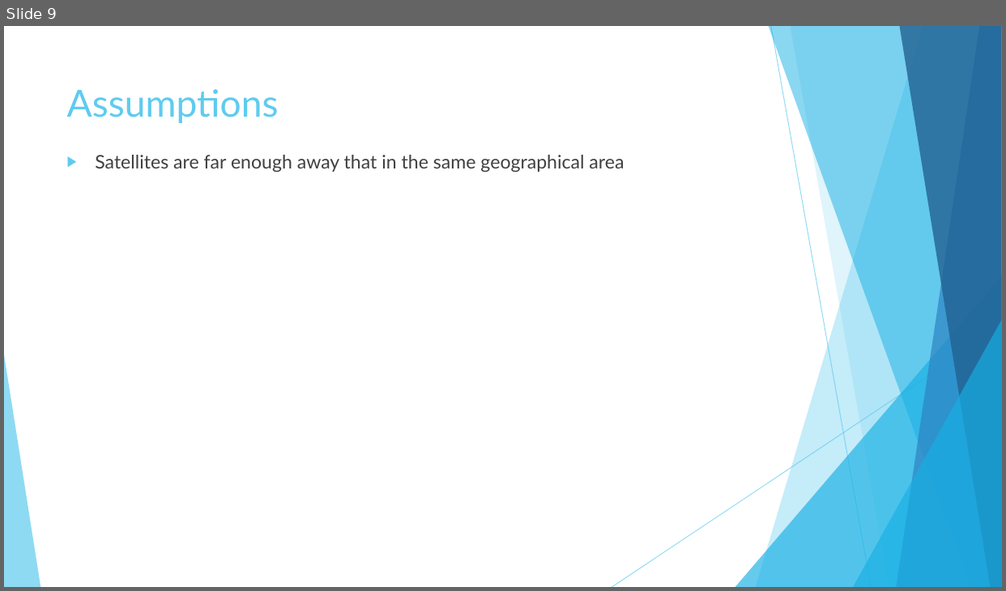
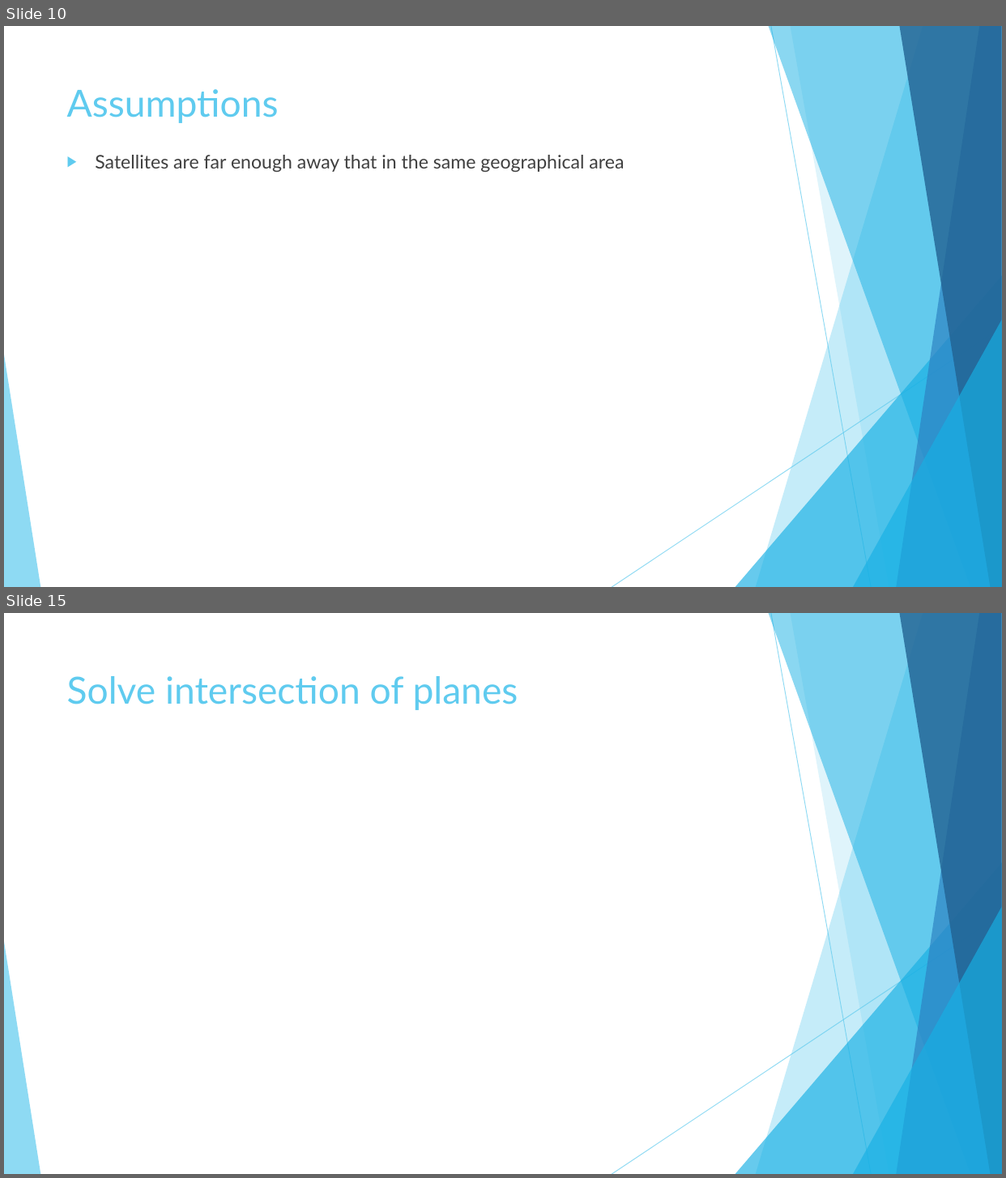
Before and after one commit to Lydia-D/Thesis_GH, a slide deck: Instantaneous Relative Positioning of Multiple GPS Receivers.pptx. Shown one above the other, each under a label of ours: slide 9 before the commit, slides 10 and 15 after it; the slides between them are not shown. The pictures are 1006x591 and 1006x1178 pixels, drawn with LibreOffice and Linux fonts; fonts in the diff are those of the drawing. Boxes give left, top, right and bottom in pixels: in the first picture for what was removed or moved away, otherwise in the second. Text is boxed around its words. In the diff, an @@ line names an element or a change of style, - is before the commit and + after.

```diff
--- a/Instantaneous Relative Positioning of Multiple GPS Receivers.pptx
+++ b/Instantaneous Relative Positioning of Multiple GPS Receivers.pptx
@@ slide 15 added at (4, 613, 1002, 1174), background #FFFFFF; not listed: 10 template elements that a slide beside it also shows @@
@@ title added at (67, 676, 518, 710), 36 pt, text #5FCBEF @@
+Solve intersection of planes
@@ what was slide 9 is now slide 10 @@
```
Also in this commit, not shown: 2 slides changed, 4 other slides added, 11 other files.
